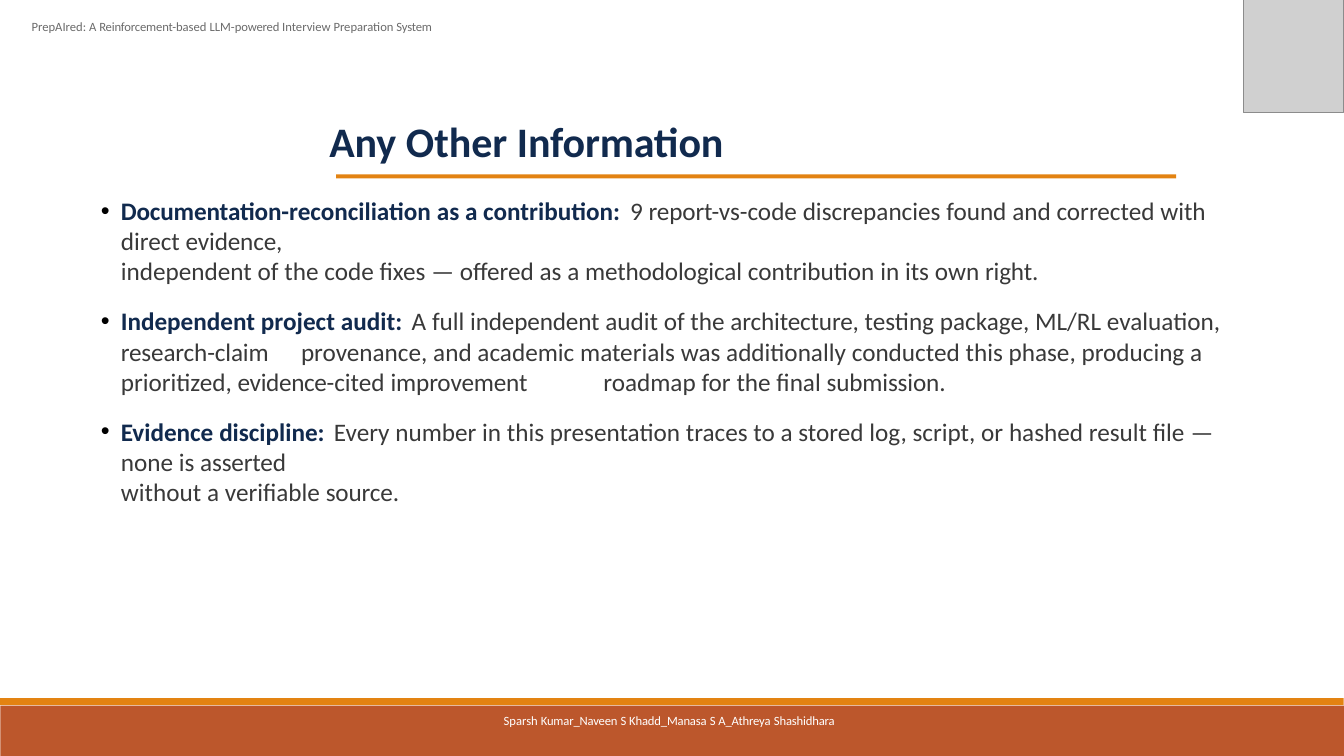
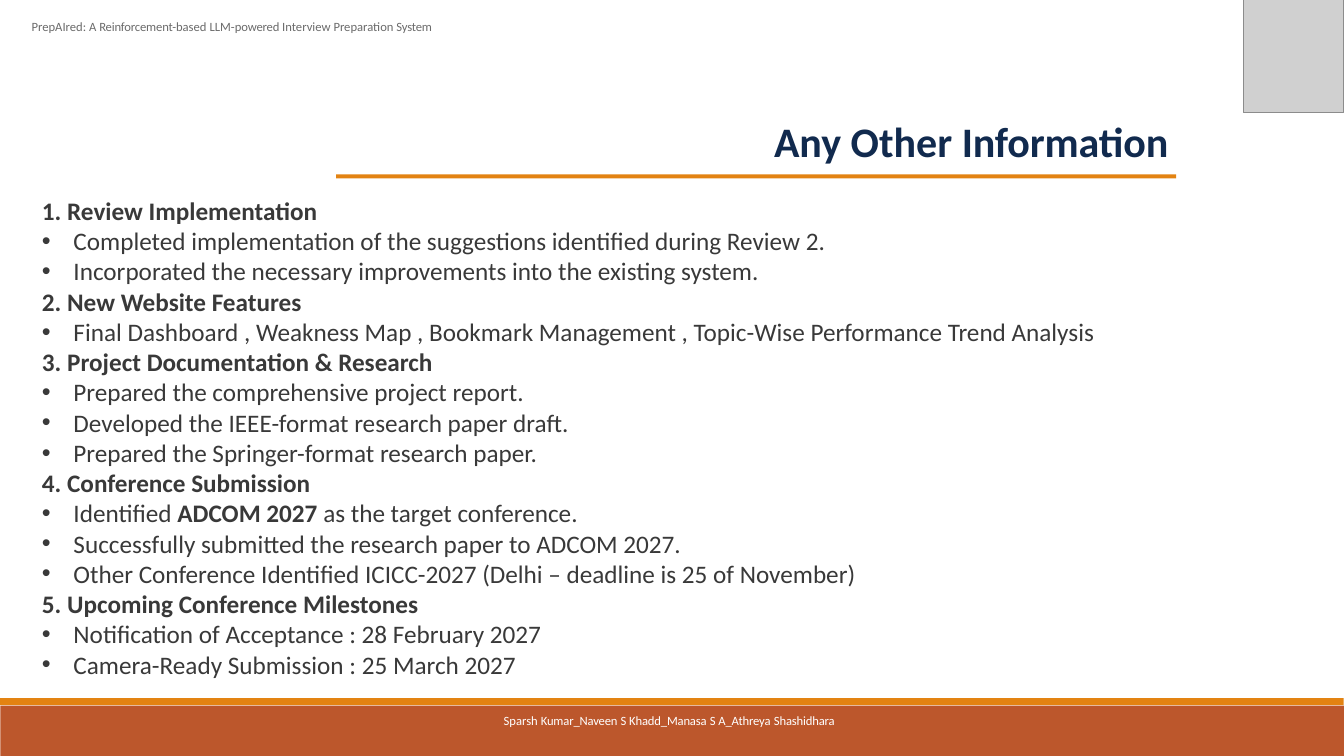
Before and after one commit to sparshkumar1/capstoneProject, a slide deck: slide 16 of final_deliverables/04_Final_Presentation/PrepAIred_Final_Presentation.pptx (slide 14 before the commit). Drawn at 1344x756 pixels with LibreOffice and Linux fonts; fonts in the diff are those of the drawing; grey boxes stand for pictures. Boxes give left, top, right and bottom in pixels: in the first picture for what was removed or moved away, otherwise in the second. Text is boxed around its words. In the diff, an @@ line names an element or a change of style, - is before the commit and + after.

```diff
--- a/final_deliverables/04_Final_Presentation/PrepAIred_Final_Presentation.pptx
+++ b/final_deliverables/04_Final_Presentation/PrepAIred_Final_Presentation.pptx
@@ title "Any Other Information": place and size @@
-title "Any Other Information" at box(329, 127, 723, 164)
+title "Any Other Information" at box(774, 127, 1168, 164)
@@ text at box(42, 202, 1094, 678): text changed @@
-• Documentation-reconciliation as a contribution: 9 report-vs-code discrepancies found and corrected with direct evidence,
-independent of the code fixes — offered as a methodological contribution in its own right.
-• Independent project audit: A full independent audit of the architecture, testing package, ML/RL evaluation, research-claim provenance, and academic materials was additionally conducted this phase, producing a prioritized, evidence-cited improvement roadmap for the final submission.
-• Evidence discipline: Every number in this presentation traces to a stored log, script, or hashed result file — none is asserted
-without a verifiable source.
+1. Review Implementation
+• Completed implementation of the suggestions identified during Review 2.
+• Incorporated the necessary improvements into the existing system.
+2. New Website Features
+• Final Dashboard , Weakness Map , Bookmark Management , Topic-Wise Performance Trend Analysis
+3. Project Documentation & Research
+• Prepared the comprehensive project report.
+• Developed the IEEE-format research paper draft.
+• Prepared the Springer-format research paper.
+4. Conference Submission
+• Identified ADCOM 2027 as the target conference.
+• Successfully submitted the research paper to ADCOM 2027.
+• Other Conference Identified ICICC-2027 (Delhi – deadline is 25 of November)
+5. Upcoming Conference Milestones
+• Notification of Acceptance : 28 February 2027
+• Camera-Ready Submission : 25 March 2027
```
Also in this commit, not shown: 8 other slides changed, 3 slides added, 2 slides removed, 19 other files.
